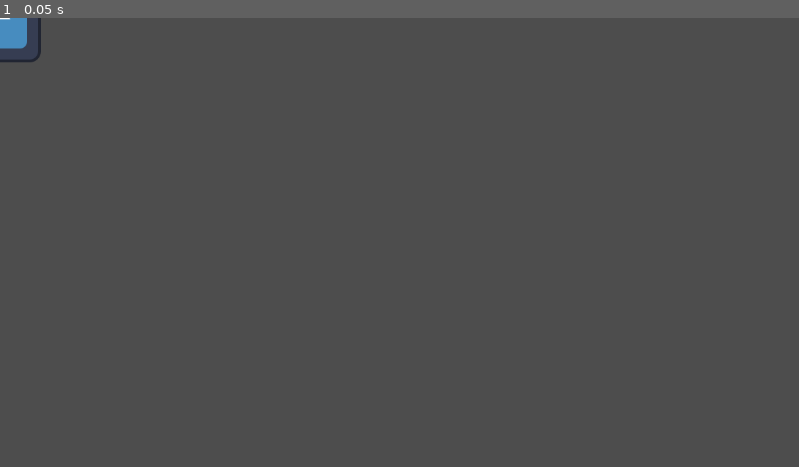
Above: before the commit, frame 1.
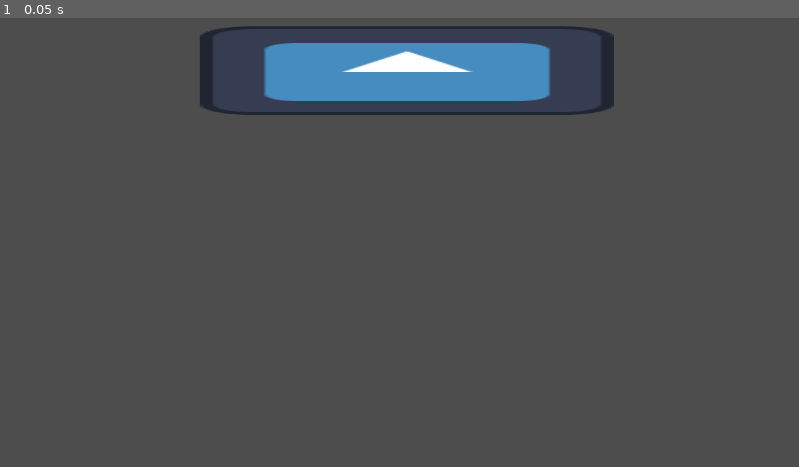
Above: after the commit, the same moment.

Repository: TalesMarc/AngelaCultoRepository
Game: Godot game, scene res://node_2d.tscn
The game is run twice, just before and just after one commit, with the same random seed, the same clock (stepped at 60 frames per second) and the same inputs. The engine's default icon, where the game draws it, is replaced by a stand-in: a white triangle on a blue panel in a dark square.
Inputs:
- Up to frame 1 (0.05 s): no input

The runs differ from the first frame. In frame 1, 6.2% of the frame differs, in the area x 0-77%, y 0-22%.

Commit message:
Atualização manual - 2025-05-14 15:25:45

Diff:
--- a/node_2d.tscn
+++ b/node_2d.tscn
@@ -8,5 +8,6 @@
 position = Vector2(-4, 3)
 
 [node name="Sprite2D" type="Sprite2D" parent="CharacterBody2D2"]
-position = Vector2(-1, -3)
+position = Vector2(591, 73)
+scale = Vector2(4.66406, 1)
 texture = ExtResource("1_wtcfe")
